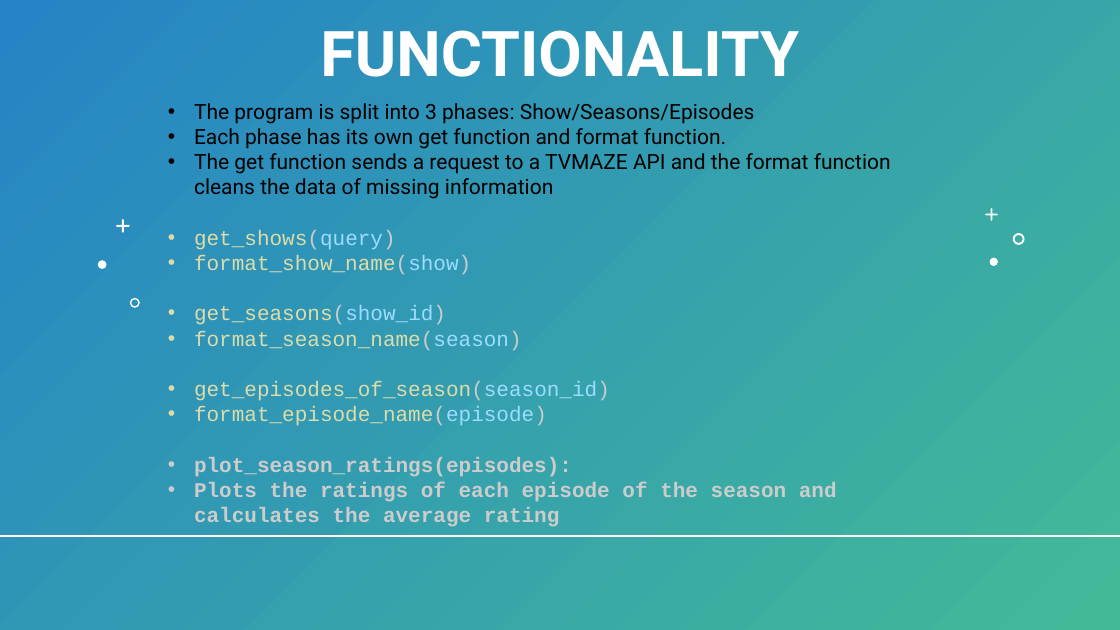
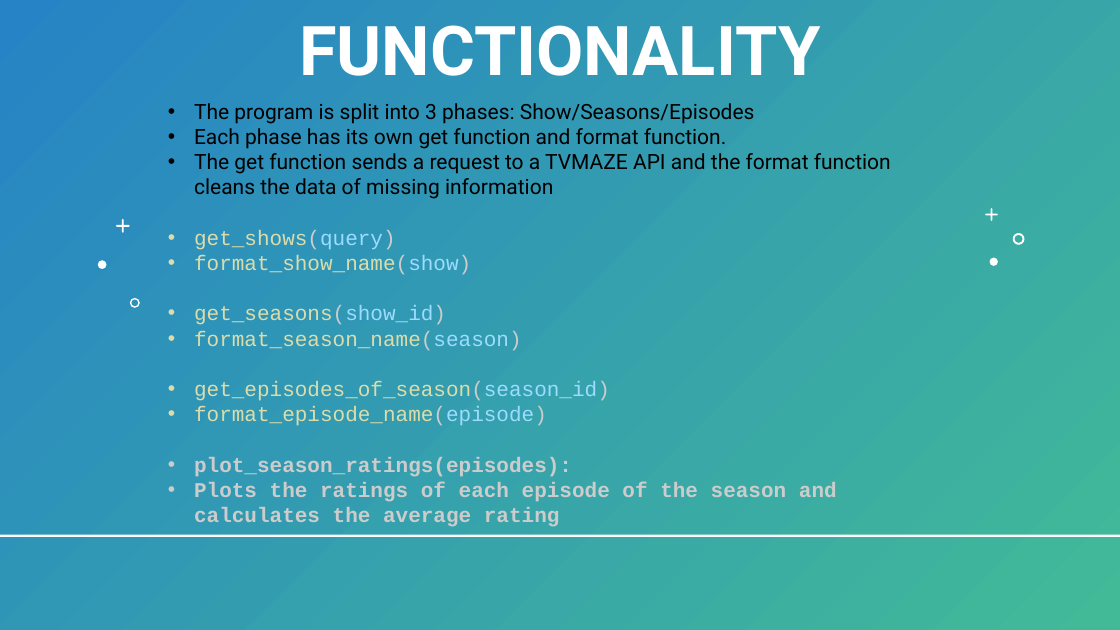
Before and after one commit to BaldeepDhada/API-Shows, a slide deck: slide 3 of 534-Slides.pptx. Drawn at 1120x630 pixels with LibreOffice and Linux fonts; fonts in the diff are those of the drawing. Boxes give left, top, right and bottom in pixels: in the first picture for what was removed or moved away, otherwise in the second. Text is boxed around its words. In the diff, an @@ line names an element or a change of style, - is before the commit and + after.

```diff
--- a/534-Slides.pptx
+++ b/534-Slides.pptx
@@ title "FUNCTIONALITY" at (299,25,820,76): size 54 to 58.8 pt @@
```
Also in this commit, not shown: 3 other slides changed, 1 slide added, 1 slide removed.
